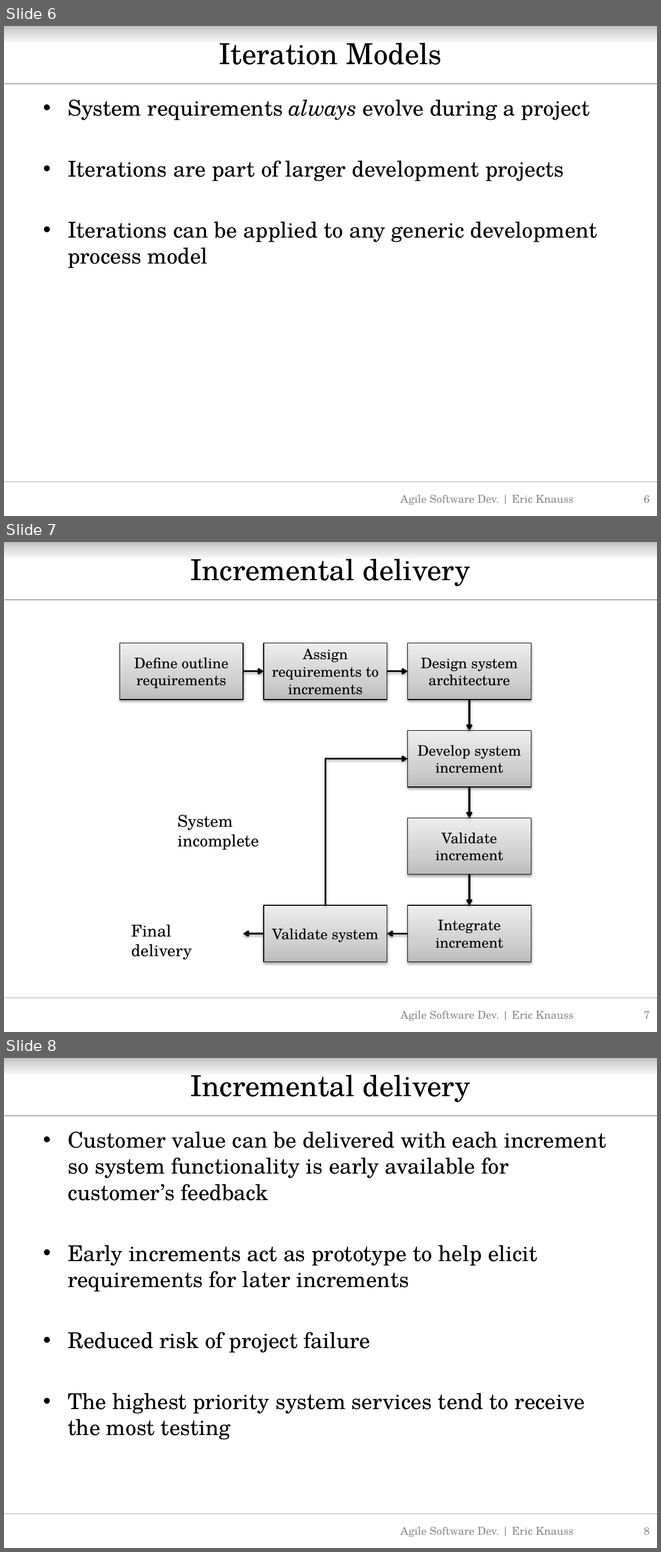
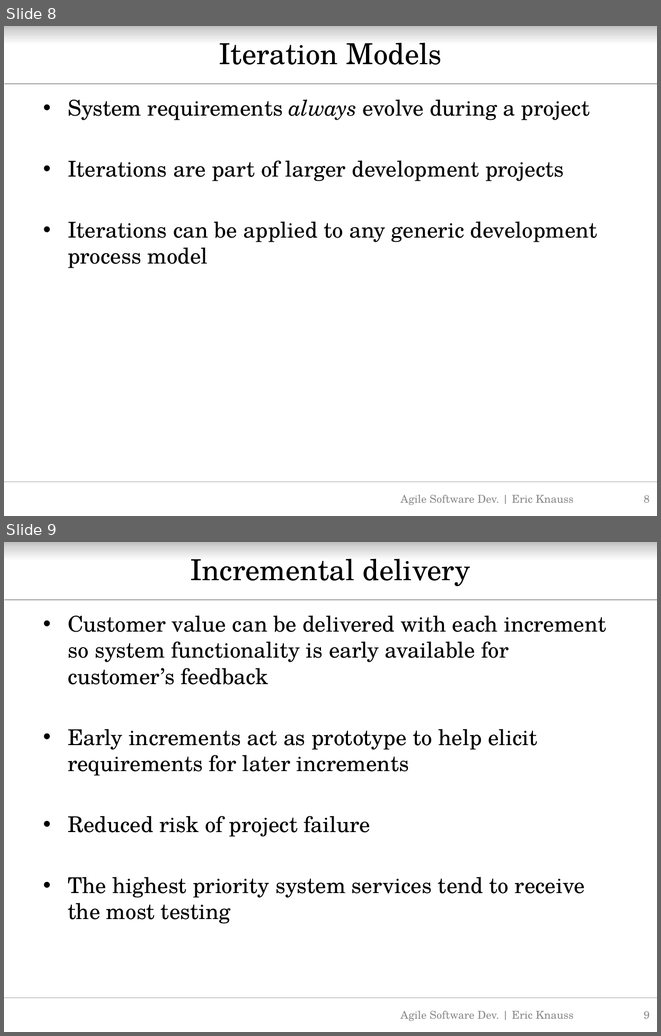
Before and after one commit to oerich/EDA397, a slide deck: Slides/src/agile-dev-processes-3-crash-course-v01.pptx. Shown one above the other, each under a label of ours: slides 6, 7 and 8 before the commit, slides 8 and 9 after it. The pictures are 661x1552 and 661x1036 pixels, drawn with LibreOffice and Linux fonts; fonts in the diff are those of the drawing; background and template pictures are left out. Boxes give left, top, right and bottom in pixels: in the first picture for what was removed or moved away, otherwise in the second. Text is boxed around its words. In the diff, an @@ line names an element or a change of style, - is before the commit and + after.

```diff
--- a/Slides/src/agile-dev-processes-3-crash-course-v01.pptx
+++ b/Slides/src/agile-dev-processes-3-crash-course-v01.pptx
@@ slide 7 removed at (4,542,657,1032), background #FFFFFF; not listed: 3 template elements that a slide beside it also shows @@
@@ title removed at (190,558,470,587) @@
-Incremental delivery
@@ rectangle removed at (120,643,243,700) @@
-Define outline requirements
@@ rectangle removed at (264,643,387,700) @@
-Assign requirements to increments
@@ rectangle removed at (407,643,531,700) @@
-Design system architecture
@@ arrow removed from (243, 671) to (264, 671) @@
@@ arrow removed from (387, 671) to (407, 671) @@
@@ arrow removed from (469, 699) to (469, 730) @@
@@ rectangle removed at (407,730,531,787) @@
-Develop system increment
@@ elbow arrow removed from (325, 905) to (407, 759) @@
@@ arrow removed from (469, 787) to (469, 818) @@
@@ text removed at (177,814,259,850) @@
-System incomplete
@@ rectangle removed at (407,818,531,874) @@
-Validate increment
@@ arrow removed from (469, 874) to (469, 905) @@
@@ rectangle removed at (264,905,387,962) @@
-Validate system
@@ rectangle removed at (407,905,531,962) @@
-Integrate increment
@@ text removed at (131,924,192,960) @@
-Final delivery
@@ arrow removed from (264, 933) to (243, 933) @@
@@ arrow removed from (407, 933) to (387, 933) @@
@@ text removed at (400,1011,573,1021) @@
-Agile Software Dev. | Eric Knauss
@@ page number removed at (644,1011,650,1018) @@
-7
@@ what was slide 6 is now slide 8 @@
@@ page number at (644,495,650,502): text changed @@
-6
+8
@@ what was slide 8 is now slide 9 @@
@@ page number at (644,1011,650,1018): text changed @@
-8
+9
```
Also in this commit, not shown: 6 slides changed, 17 slides added, 6 other slides removed, 1 other file.
